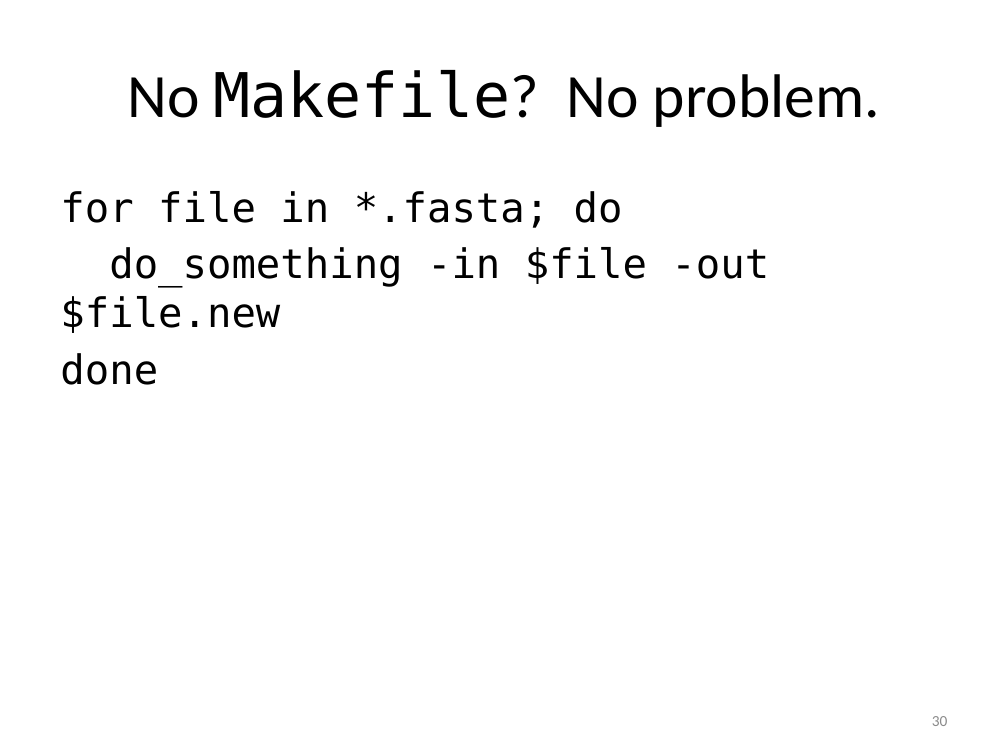
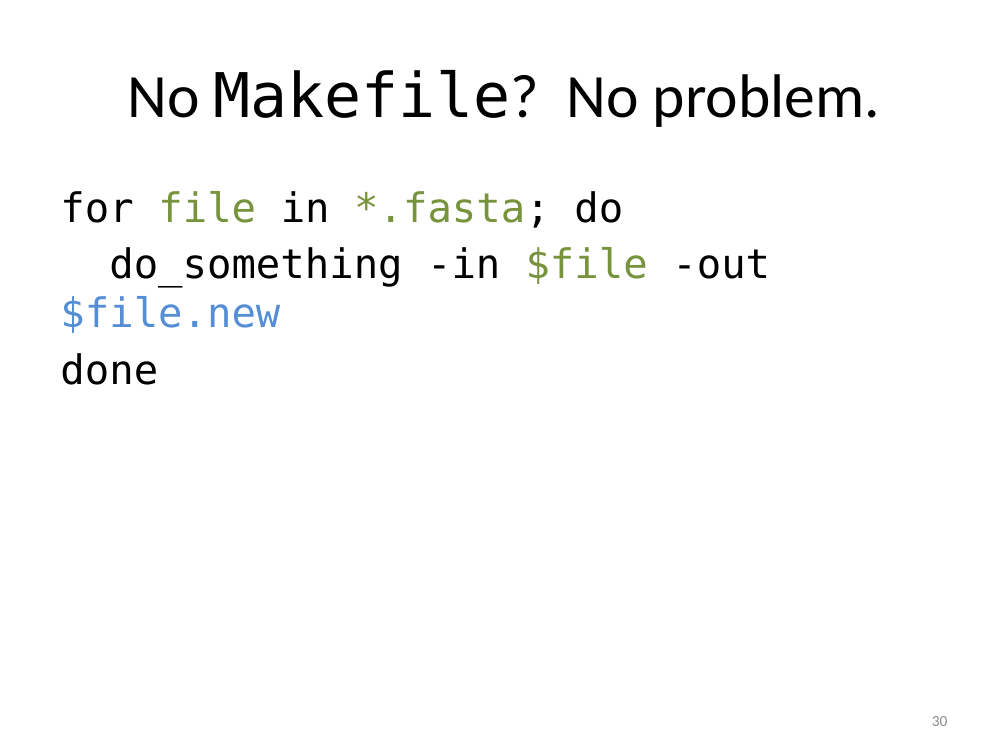
Before and after one commit to tsibley/Workflows-and-Parallel-Processing, a slide deck: slide 30 of CBG-2014-05-21.pptx. Drawn at 1008x756 pixels with LibreOffice and Linux fonts; fonts in the diff are those of the drawing. Boxes give left, top, right and bottom in pixels: in the first picture for what was removed or moved away, otherwise in the second. Text is boxed around its words. In the diff, an @@ line names an element or a change of style, - is before the commit and + after.

```diff
--- a/CBG-2014-05-21.pptx
+++ b/CBG-2014-05-21.pptx
@@ text at <box>60,191,770,333</box>: text colour #000000 to #77933C in "file *.fasta;", "$file"; text colour #000000 to #558ED5 in "$file.new" @@
```
Also in this commit, not shown: 1 other slide changed.
